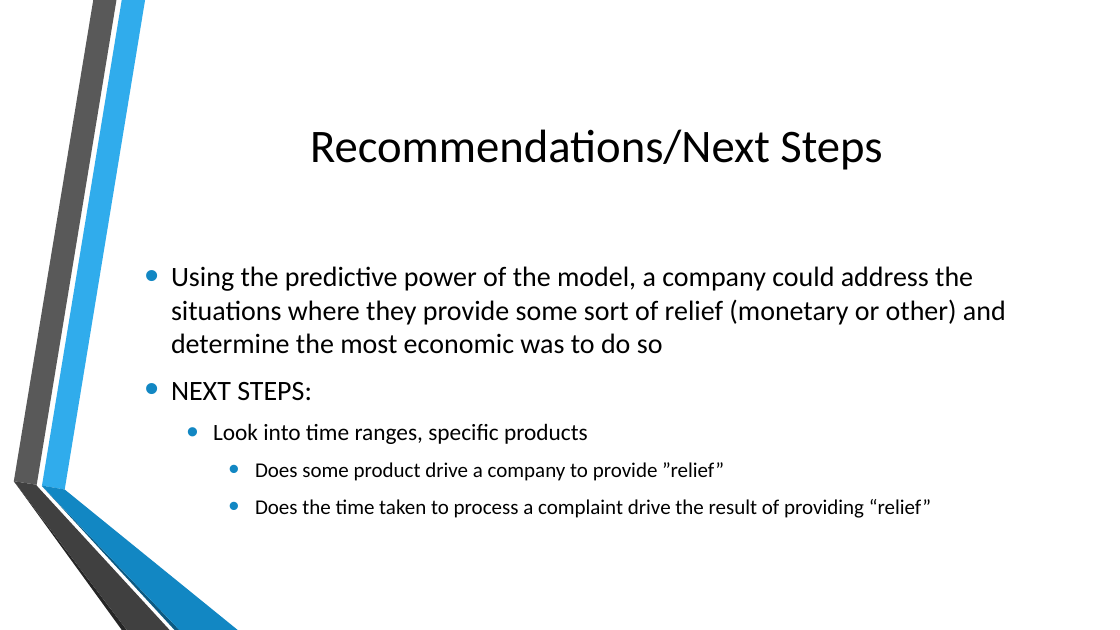
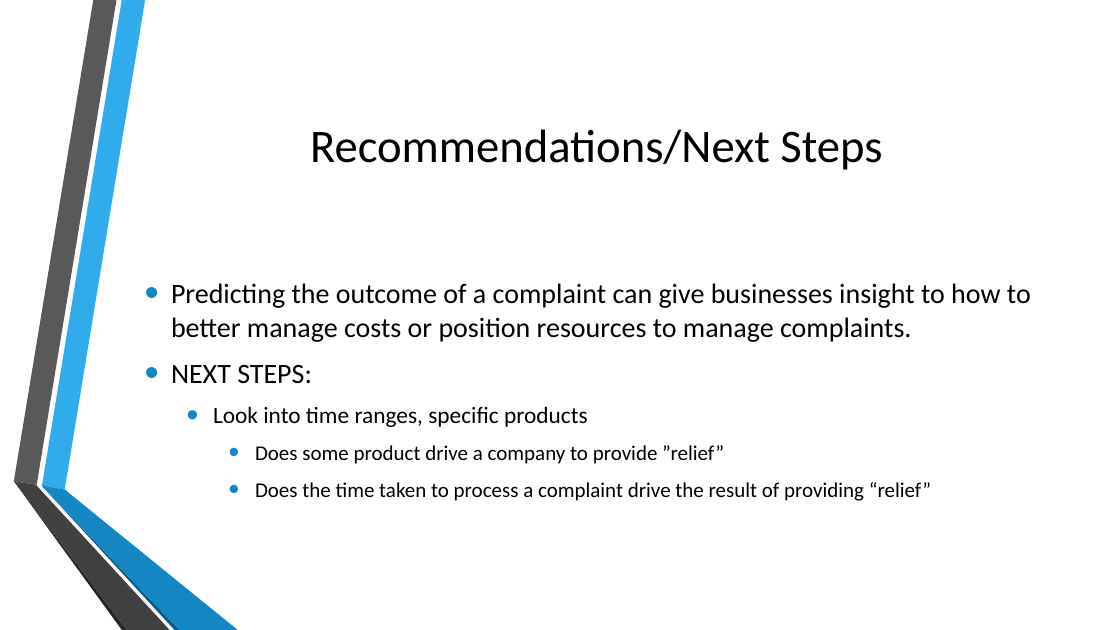
Before and after one commit to ChrisMichael11/Consumer_Complaint_Project, a slide deck: slide 8 of ppt/Consumer_Complaints.pptx. Drawn at 1120x630 pixels with LibreOffice and Linux fonts; fonts in the diff are those of the drawing; background and template pictures are left out. Boxes give left, top, right and bottom in pixels: in the first picture for what was removed or moved away, otherwise in the second. Text is boxed around its words. In the diff, an @@ line names an element or a change of style, - is before the commit and + after.

Commit message:
Adding PPT updates

```diff
--- a/ppt/Consumer_Complaints.pptx
+++ b/ppt/Consumer_Complaints.pptx
@@ text at (171,283,1031,342): text changed @@
-• Using the predictive power of the model, a company could address the situations where they provide some sort of relief (monetary or other) and determine the most economic was to do so
+• Predicting the outcome of a complaint can give businesses insight to how to better manage costs or position resources to manage complaints.
```
Also in this commit, not shown: 3 other slides changed.
